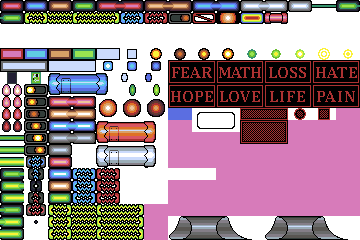
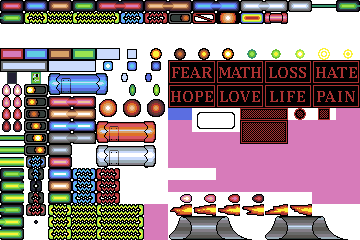
The second 360x240 image is a revision of the first. Changes to its layers:
painted on "Pasted Layer copy #1" over [168, 192, 360, 216]
hid "Pasted Layer copy", painted on it over [168, 192, 360, 216]
